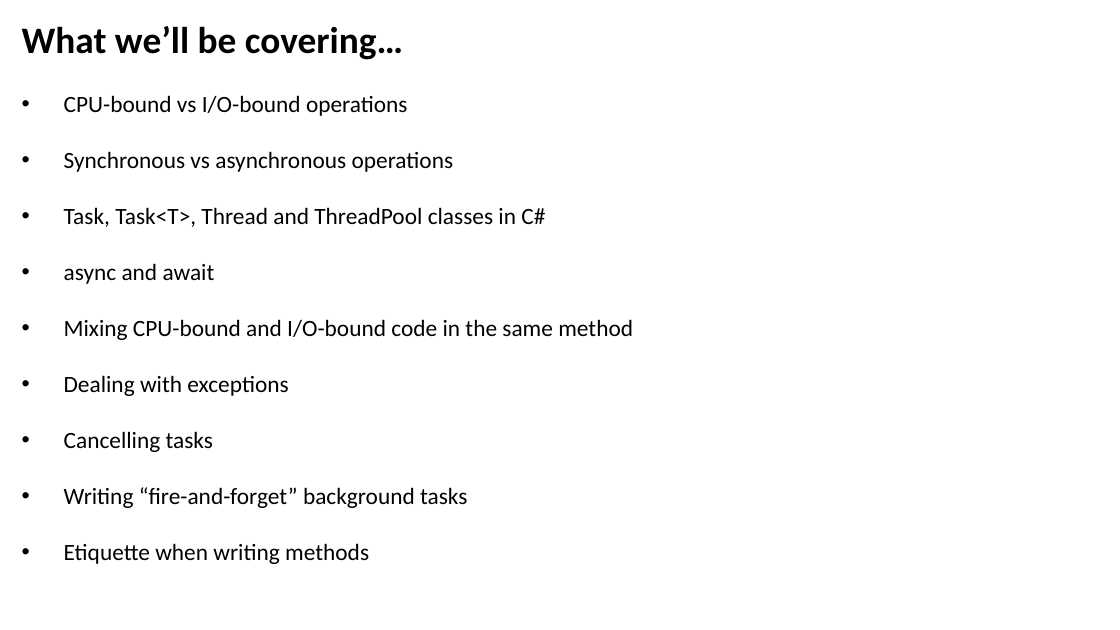
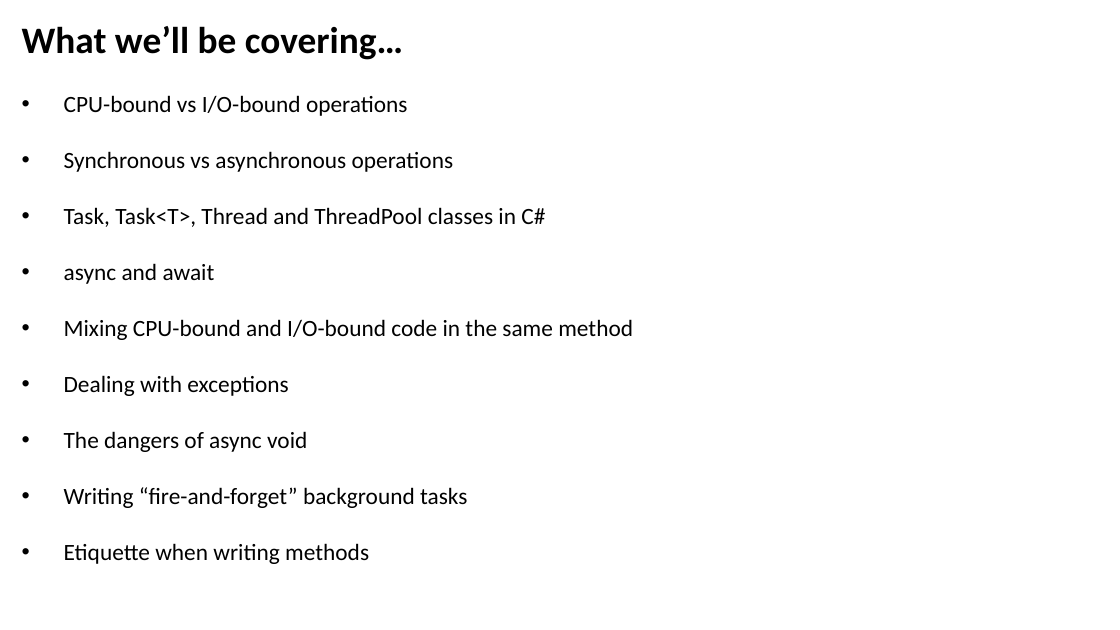
Before and after one commit to JoshKain/AsyncAwaitQuiz, a slide deck: slide 2 of Async and await presentation.pptx. Drawn at 1120x630 pixels with LibreOffice and Linux fonts; fonts in the diff are those of the drawing. Boxes give left, top, right and bottom in pixels: in the first picture for what was removed or moved away, otherwise in the second. Text is boxed around its words. In the diff, an @@ line names an element or a change of style, - is before the commit and + after.

```diff
--- a/Async and await presentation.pptx
+++ b/Async and await presentation.pptx
@@ text at (64,431,307,452): text changed @@
-• Cancelling tasks
+• The dangers of async void
```
Also in this commit, not shown: 1 other slide changed.
